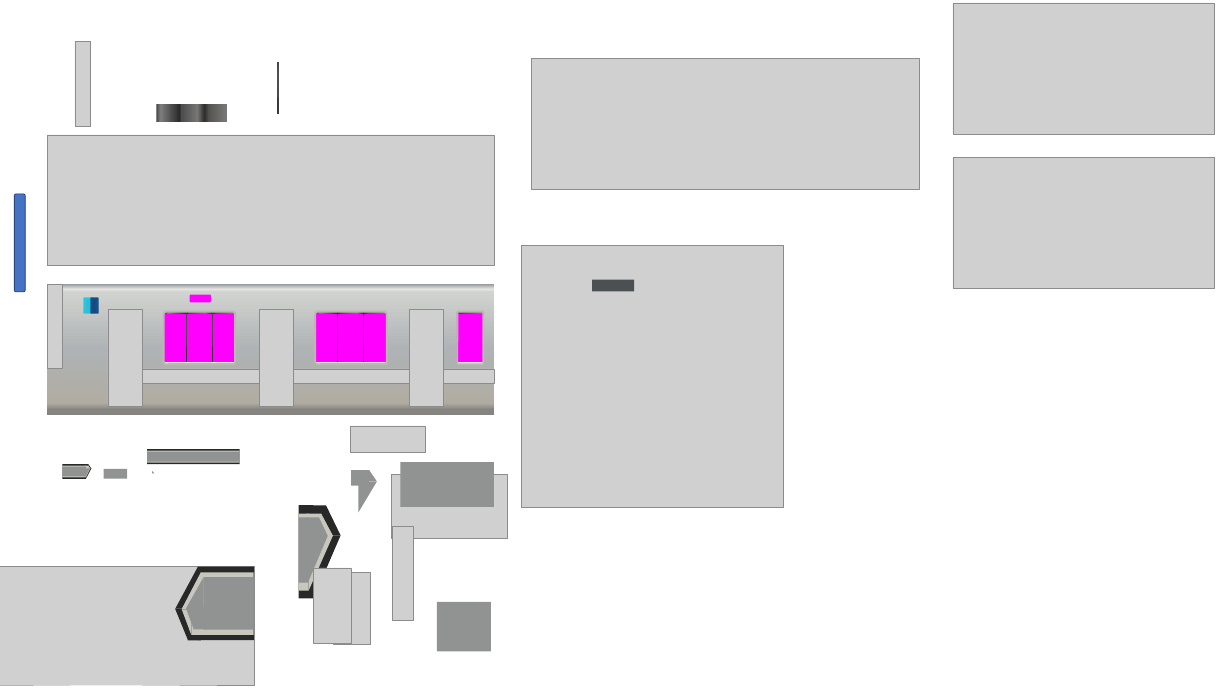
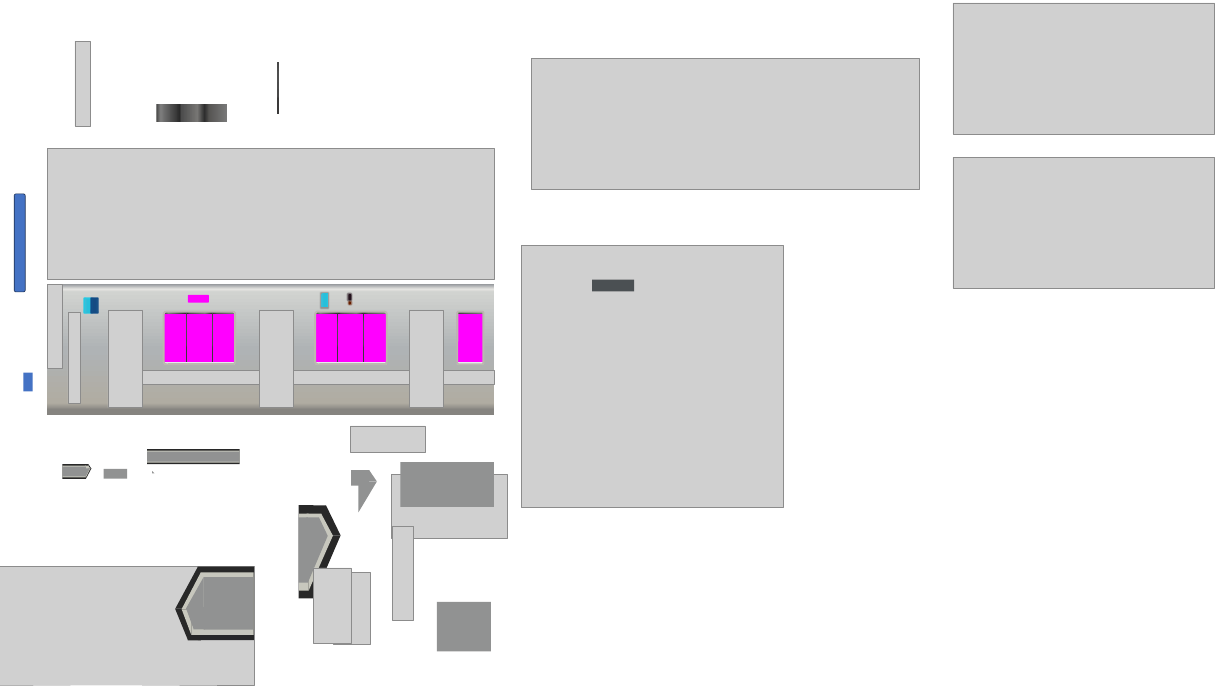
Before and after one commit to cydiawaltz/BveHibiya2, a slide deck: slide 1 of モデリング/車両/03/03.pptx. Drawn at 1232x699 pixels with LibreOffice and Linux fonts; fonts in the diff are those of the drawing; grey boxes stand for pictures; background and template pictures are left out. Boxes give left, top, right and bottom in pixels: in the first picture for what was removed or moved away, otherwise in the second. Text is boxed around its words. In the diff, an @@ line names an element or a change of style, - is before the commit and + after.

```diff
--- a/モデリング/車両/03/03.pptx
+++ b/モデリング/車両/03/03.pptx
@@ picture moved from (x1=47, y1=135, x2=494, y2=265) to (x1=47, y1=149, x2=494, y2=279) @@
@@ rounded rectangle added at (x1=321, y1=293, x2=328, y2=307), fill gradient #3CBDD7 to #27C0DB to #28C0DD to #26C9E4 @@
@@ rounded rectangle added at (x1=348, y1=294, x2=352, y2=300), fill #23121C @@
@@ picture added at (x1=68, y1=312, x2=80, y2=404) @@
@@ ellipse added at (x1=348, y1=301, x2=351, y2=304), fill #681F00 @@
@@ rectangle added at (x1=23, y1=373, x2=33, y2=391), fill #4472C4 @@
```
Also in this commit, not shown: 1 other file.
